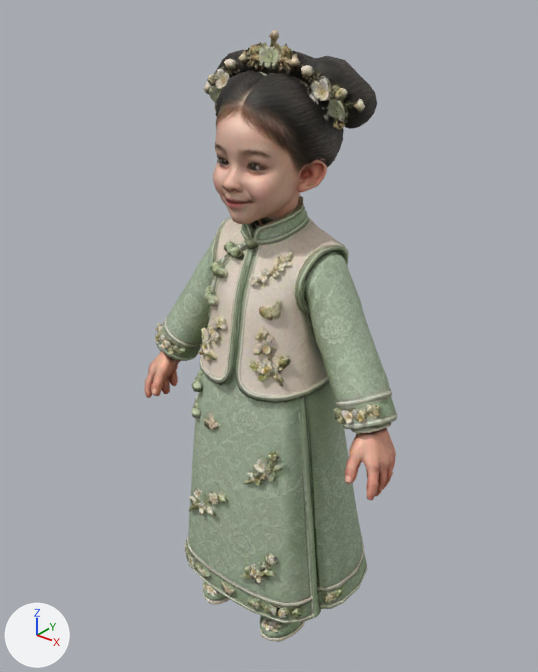
Renders of the glTF model assets/models/congchua1.glb from each side of a commit.
Camera for both pictures: a camera (50 mm lens) standing at (0.662, -0.842, 1.045) and looking at (-0.016, 0.006, 0.52). The lights are fixed; the arrows at lower left show +X, +Y and +Z. The older version comes first. Vertices at exactly the same position are counted once.

Script lines for the objects in view, before the commit:
```python
me_tripo_mesh_8b83ba73_9f24_4ce7_9ab7_6af88073a5be = bpy.data.meshes.new('tripo_mesh_8b83ba73-9f24-4ce7-9ab7-6af88073a5be')
me_tripo_mesh_8b83ba73_9f24_4ce7_9ab7_6af88073a5be.from_pydata(...)  # 9176 vertices, 17653 faces; spans x -0.244..0.244, y -0.129..0.129, z 0.0..0.978
me_tripo_mesh_8b83ba73_9f24_4ce7_9ab7_6af88073a5be.materials.append(mat_tripo_mat_8b83ba73_9f24_4ce7_9ab7_6af88073a5be)
ob_tripo_node_8b83ba73_9f24_4ce7_9ab7_6af88073a5be = bpy.data.objects.new('tripo_node_8b83ba73-9f24-4ce7-9ab7-6af88073a5be', me_tripo_mesh_8b83ba73_9f24_4ce7_9ab7_6af88073a5be)
ob_tripo_node_8b83ba73_9f24_4ce7_9ab7_6af88073a5be.location = (0.0, 0.0, 0.0)
```
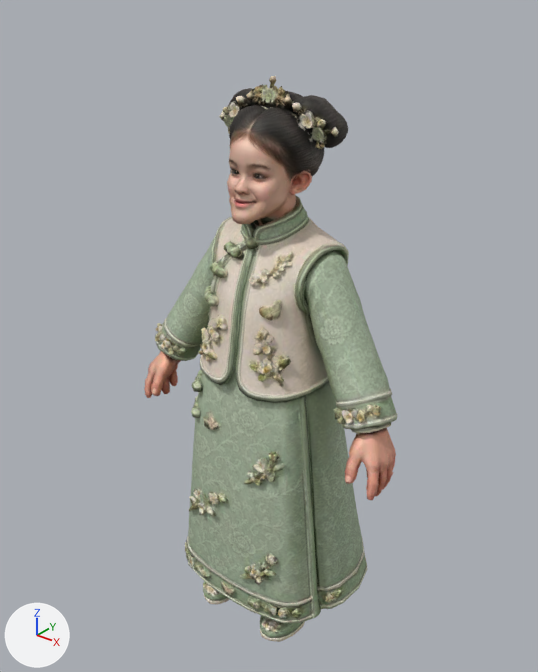
What differs and where, as boxes (x1, y1, x2, y2) in the pictures (538 x 672 px; the box of a moved part takes in the faces that stretch with it):
'tripo_node_8b83ba73-9f24-4ce7-9ab7-6af88073a5be', reshaped (8% shorter): before (144, 30, 398, 642); after (144, 76, 398, 642)
part 1 of me_tripo_mesh_8b83ba73_9f24_4ce7_9ab7_6af88073a5be, moved or reshaped: before (352, 98, 365, 113); after (329, 127, 339, 137)
part 2 of me_tripo_mesh_8b83ba73_9f24_4ce7_9ab7_6af88073a5be, moved or reshaped: before (207, 66, 233, 111); after (223, 101, 242, 134)
part 3 of me_tripo_mesh_8b83ba73_9f24_4ce7_9ab7_6af88073a5be, moved or reshaped: before (203, 82, 212, 94); after (219, 111, 226, 121)
part 4 of me_tripo_mesh_8b83ba73_9f24_4ce7_9ab7_6af88073a5be, moved or reshaped: before (301, 65, 312, 78); after (292, 103, 301, 112)
part 5 of me_tripo_mesh_8b83ba73_9f24_4ce7_9ab7_6af88073a5be, moved or reshaped: before (224, 59, 236, 71); after (236, 96, 245, 105)
part 6 of me_tripo_mesh_8b83ba73_9f24_4ce7_9ab7_6af88073a5be, moved or reshaped: before (213, 30, 377, 224); after (227, 76, 348, 224)

Patch to the scene script:
```diff
--- a/assets/models/congchua1.glb.py
+++ b/assets/models/congchua1.glb.py
@@ me_tripo_mesh_8b83ba73_9f24_4ce7_9ab7_6af88073a5be @@
 # used by ob_tripo_node_8b83ba73_9f24_4ce7_9ab7_6af88073a5be; location = (0.0, 0.0, 0.0)
-me_tripo_mesh_8b83ba73_9f24_4ce7_9ab7_6af88073a5be.from_pydata(...)  # 9176 vertices, 17653 faces; spans x -0.244..0.244, y -0.129..0.129, z 0.0..0.978
+me_tripo_mesh_8b83ba73_9f24_4ce7_9ab7_6af88073a5be.from_pydata(...)  # 9176 vertices, 17653 faces; spans x -0.244..0.244, y -0.129..0.129, z 0.0..0.921
+# me_tripo_mesh_8b83ba73_9f24_4ce7_9ab7_6af88073a5be part 1: the loose piece of 14 vertices spanning x 0.12..0.139, y 0.001..0.02, z 0.882..0.902 is scaled about its middle by 0.75, then moved by (-0.032, -0.006, -0.036)
+# me_tripo_mesh_8b83ba73_9f24_4ce7_9ab7_6af88073a5be part 2: the loose piece of 104 vertices spanning x -0.118..-0.066, y -0.018..0.014, z 0.861..0.928 is scaled about its middle by 0.75, then moved by (0.023, -0.003, -0.037)
+# me_tripo_mesh_8b83ba73_9f24_4ce7_9ab7_6af88073a5be part 3: the loose piece of 14 vertices spanning x -0.139..-0.12, y 0.001..0.02, z 0.882..0.902 is scaled about its middle by 0.75, then moved by (0.032, -0.006, -0.036)
+# me_tripo_mesh_8b83ba73_9f24_4ce7_9ab7_6af88073a5be part 4: the loose piece of 13 vertices spanning x 0.056..0.074, y -0.026..-0.009, z 0.924..0.94 is scaled about its middle by 0.75, then moved by (-0.016, 0.001, -0.046)
+# me_tripo_mesh_8b83ba73_9f24_4ce7_9ab7_6af88073a5be part 5: the loose piece of 13 vertices spanning x -0.074..-0.056, y -0.026..-0.009, z 0.924..0.94 is scaled about its middle by 0.75, then moved by (0.016, 0.001, -0.046)
+# me_tripo_mesh_8b83ba73_9f24_4ce7_9ab7_6af88073a5be part 6: 2261 of 9176 vertices moved; they spanned x -0.137..0.139, y -0.108..0.085, z 0.737..0.978 and now span x -0.103..0.104, y -0.086..0.06, z 0.737..0.921; mean shift (-0.001, -0.001, -0.027); largest move (0.001, 0.003, 0.978) -> (0.001, -0.002, 0.921)
 me_tripo_mesh_8b83ba73_9f24_4ce7_9ab7_6af88073a5be.materials.append(mat_tripo_mat_8b83ba73_9f24_4ce7_9ab7_6af88073a5be)
```
